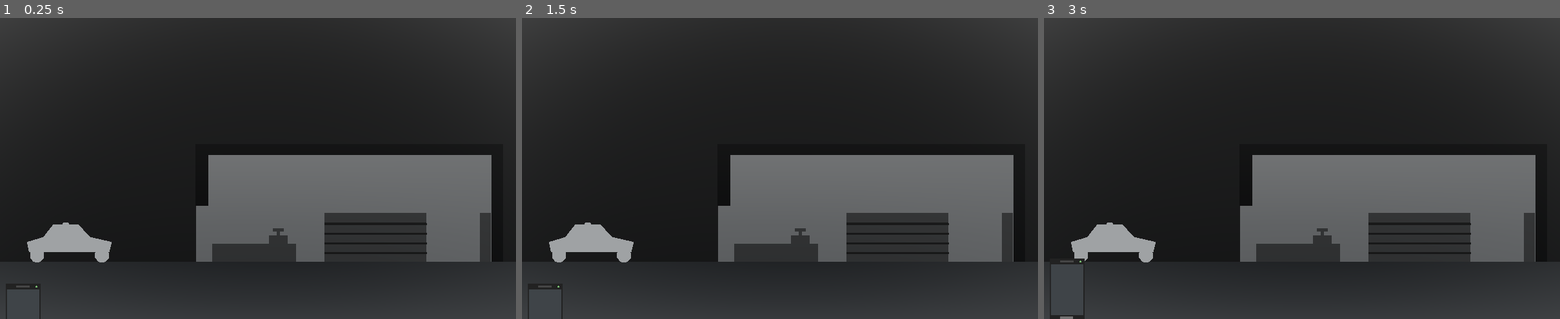
Above: before the commit, frames 1-3 (left to right).
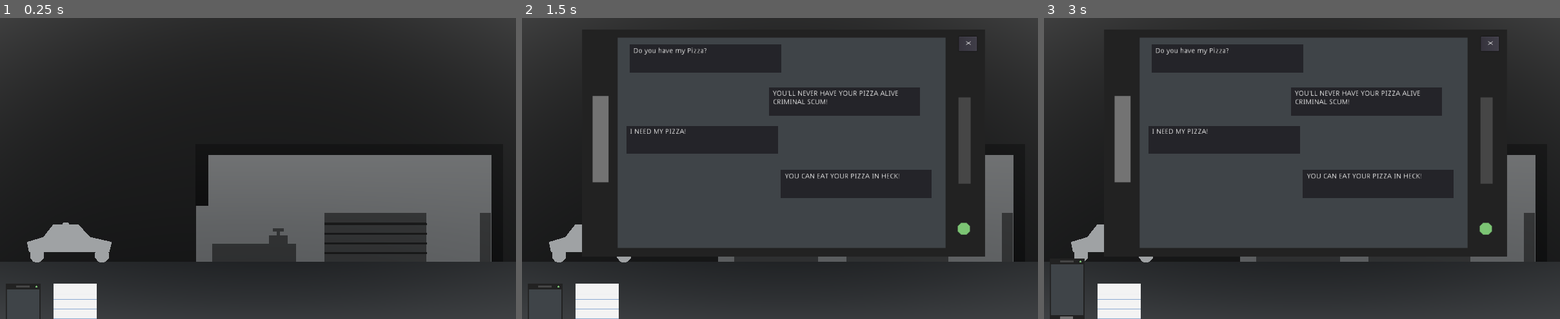
Above: after the commit, the same moments.

Repository: TachyonGames/HostageNegotiator-demo
Game: Godot game, scene res://Scenes/world.tscn
Two runs of this game, one before a commit and one after it. Both use one fixed random seed, a clock stepped at 60 frames per second and the inputs below.
Inputs (mouse positions are in pixels of both pictures, inside the frame that each line leads up to):
- Up to frame 1 (0.25 s): no input
- Up to frame 2 (1.5 s): click (542, 312) at 0.5 s; click (599, 312) at 1.27 s
- Up to frame 3 (3 s): click (1487, 45) at 2 s, where only the run after the commit has a clickable "X"; click (1064, 312) at 2.75 s

The runs differ from the first frame. In frame 1, 1.0% of the frame differs, in the area x 10-19%, y 88-100%; in frame 2, 40%, in the area x 10-90%, y 5-100%; in frame 3, 40%.

Commit message:
:iphone: Mock conversation

Diff:
--- a/Scenes/UI.tscn
+++ b/Scenes/UI.tscn
@@ -1,7 +1,8 @@
-[gd_scene load_steps=4 format=2]
+[gd_scene load_steps=7 format=2]
 
 [ext_resource path="res://Scripts/UI.gd" type="Script" id=1]
 [ext_resource path="res://Sprites/phone.png" type="Texture" id=2]
+[ext_resource path="res://Sprites/notepad.png" type="Texture" id=3]
 
 [sub_resource type="StyleBoxTexture" id=1]
 
@@ -22,6 +23,45 @@
 modulate_color = Color( 1, 1, 1, 1 )
 draw_center = true
 
+[sub_resource type="StyleBoxTexture" id=2]
+
+content_margin_left = -1.0
+content_margin_right = -1.0
+content_margin_top = -1.0
+content_margin_bottom = -1.0
+texture = ExtResource( 3 )
+region_rect = Rect2( 0, 0, 100, 400 )
+margin_left = 0.0
+margin_right = 0.0
+margin_top = 0.0
+margin_bottom = 0.0
+expand_margin_left = 0.0
+expand_margin_right = 0.0
+expand_margin_top = 0.0
+expand_margin_bottom = 0.0
+modulate_color = Color( 1, 1, 1, 1 )
+draw_center = true
+_sections_unfolded = [ "texture" ]
+
+[sub_resource type="StyleBoxTexture" id=3]
+
+content_margin_left = -1.0
+content_margin_right = -1.0
+content_margin_top = -1.0
+content_margin_bottom = -1.0
+texture = ExtResource( 2 )
+region_rect = Rect2( 0, 0, 308, 531 )
+margin_left = 0.0
+margin_right = 0.0
+margin_top = 0.0
+margin_bottom = 0.0
+expand_margin_left = 0.0
+expand_margin_right = 0.0
+expand_margin_top = 0.0
+expand_margin_bottom = 0.0
+modulate_color = Color( 1, 1, 1, 1 )
+draw_center = true
+
 [node name="UI" type="Control"]
 anchor_left = 0.0
 anchor_top = 0.0
@@ -65,6 +105,35 @@
 align = 1
 _sections_unfolded = [ "Theme", "custom_styles" ]
 
+[node name="Notes" type="Button" parent="."]
+anchor_left = 0.0
+anchor_top = 1.0
+anchor_right = 0.0
+anchor_bottom = 1.0
+margin_left = 106.0
+margin_top = -72.0
+margin_right = 192.0
+margin_bottom = 49.0
+rect_pivot_offset = Vector2( 0, 0 )
+rect_clip_content = false
+focus_mode = 2
+mouse_filter = 0
+mouse_default_cursor_shape = 0
+size_flags_horizontal = 1
+size_flags_vertical = 1
+custom_styles/hover = SubResource( 2 )
+custom_styles/pressed = SubResource( 2 )
+custom_styles/focus = SubResource( 2 )
+custom_styles/disabled = SubResource( 2 )
+custom_styles/normal = SubResource( 2 )
+toggle_mode = false
+enabled_focus_mode = 2
+shortcut = null
+group = null
+flat = false
+align = 1
+_sections_unfolded = [ "Theme", "custom_styles", "custom_styles/hover" ]
+
 [node name="MoveLeft" type="Control" parent="."]
 anchor_left = 0.0
 anchor_top = 0.0
@@ -93,10 +162,230 @@
 size_flags_horizontal = 1
 size_flags_vertical = 1
 
+[node name="Phone_Big" type="Panel" parent="."]
+visible = false
+anchor_left = 0.0
+anchor_top = 0.0
+anchor_right = 0.0
+anchor_bottom = 0.0
+margin_left = 919.0
+margin_top = 22.0
+margin_right = 1372.0
+margin_bottom = 822.0
+rect_rotation = 90.0
+rect_pivot_offset = Vector2( 0, 0 )
+rect_clip_content = false
+mouse_filter = 0
+mouse_default_cursor_shape = 0
+size_flags_horizontal = 1
+size_flags_vertical = 1
+custom_styles/panelf = SubResource( 3 )
+custom_styles/panel = SubResource( 3 )
+custom_styles/panelnc = SubResource( 3 )
+_sections_unfolded = [ "Rect", "custom_styles" ]
+
+[node name="Bad_Guy" type="Panel" parent="Phone_Big"]
+anchor_left = 0.0
+anchor_top = 0.0
+anchor_right = 0.0
+anchor_bottom = 0.0
+margin_left = 30.0
+margin_top = 405.0
+margin_right = 86.0
+margin_bottom = 705.0
+rect_pivot_offset = Vector2( 0, 0 )
+rect_clip_content = false
+mouse_filter = 0
+mouse_default_cursor_shape = 0
+size_flags_horizontal = 1
+size_flags_vertical = 1
+
+[node name="Label" type="Label" parent="Phone_Big/Bad_Guy"]
+anchor_left = 0.0
+anchor_top = 0.0
+anchor_right = 0.0
+anchor_bottom = 0.0
+margin_left = 6.0
+margin_top = 293.0
+margin_right = 152.0
+margin_bottom = 316.0
+rect_rotation = -90.0
+rect_pivot_offset = Vector2( 0, 0 )
+rect_clip_content = false
+mouse_filter = 2
+mouse_default_cursor_shape = 0
+size_flags_horizontal = 1
+size_flags_vertical = 4
+text = "Do you have my Pizza?"
+percent_visible = 1.0
+lines_skipped = 0
+max_lines_visible = -1
+_sections_unfolded = [ "Hint", "Rect" ]
+
+[node name="Bad_Guy2" type="Panel" parent="Phone_Big"]
+anchor_left = 0.0
+anchor_top = 0.0
+anchor_right = 0.0
+anchor_bottom = 0.0
+margin_left = 192.0
+margin_top = 411.0
+margin_right = 248.0
+margin_bottom = 711.0
+rect_pivot_offset = Vector2( 0, 0 )
+rect_clip_content = false
+mouse_filter = 0
+mouse_default_cursor_shape = 0
+size_flags_horizontal = 1
+size_flags_vertical = 1
+
+[node name="Label2" type="Label" parent="Phone_Big/Bad_Guy2"]
+anchor_left = 0.0
+anchor_top = 0.0
+anchor_right = 0.0
+anchor_bottom = 0.0
+margin_left = 5.0
+margin_top = 294.0
+margin_right = 151.0
+margin_bottom = 317.0
+rect_rotation = -90.0
+rect_pivot_offset = Vector2( 0, 0 )
+rect_clip_content = false
+mouse_filter = 2
+mouse_default_cursor_shape = 0
+size_flags_horizontal = 1
+size_flags_vertical = 4
+text = "I NEED MY PIZZA!"
+percent_visible = 1.0
+lines_skipped = 0
+max_lines_visible = -1
+_sections_unfolded = [ "Hint", "Rect" ]
+
+[node name="Good_Guy" type="Panel" parent="Phone_Big"]
+anchor_left = 0.0
+anchor_top = 0.0
+anchor_right = 0.0
+anchor_bottom = 0.0
+margin_left = 116.0
+margin_top = 129.0
+margin_right = 172.0
+margin_bottom = 429.0
+rect_pivot_offset = Vector2( 0, 0 )
+rect_clip_content = false
+mouse_filter = 0
+mouse_default_cursor_shape = 0
+size_flags_horizontal = 1
+size_flags_vertical = 1
+
+[node name="Label3" type="Label" parent="Phone_Big/Good_Guy"]
+anchor_left = 0.0
+anchor_top = 0.0
+anchor_right = 0.0
+anchor_bottom = 0.0
+margin_left = -61.0
+margin_top = 172.0
+margin_right = 192.0
+margin_bottom = 203.0
+rect_rotation = -90.0
+rect_pivot_offset = Vector2( 93, 27 )
+rect_clip_content = false
+mouse_filter = 2
+mouse_default_cursor_shape = 0
+size_flags_horizontal = 1
+size_flags_vertical = 4
+text = "YOU'LL NEVER HAVE YOUR PIZZA ALIVE
+CRIMINAL SCUM!"
+percent_visible = 1.0
+lines_skipped = 0
+max_lines_visible = -1
+_sections_unfolded = [ "Hint", "Rect" ]
+
+[node name="Good_Guy2" type="Panel" parent="Phone_Big"]
+anchor_left = 0.0
+anchor_top = 0.0
+anchor_right = 0.0
+anchor_bottom = 0.0
+margin_left = 280.0
+margin_top = 106.0
+margin_right = 336.0
+margin_bottom = 406.0
+rect_pivot_offset = Vector2( 0, 0 )
+rect_clip_content = false
+mouse_filter = 0
+mouse_default_cursor_shape = 0
+size_flags_horizontal = 1
+size_flags_vertical = 1
+
+[node name="Label4" type="Label" parent="Phone_Big/Good_Guy2"]
+anchor_left = 0.0
+anchor_top = 0.0
+anchor_right = 0.0
+anchor_bottom = 0.0
+margin_left = -60.0
+margin_top = 171.0
+margin_right = 193.0
+margin_bottom = 202.0
+rect_rotation = -90.0
+rect_pivot_offset = Vector2( 93, 27 )
+rect_clip_content = false
+mouse_filter = 2
+mouse_default_cursor_shape = 0
+size_flags_horizontal = 1
+size_flags_vertical = 4
+text = "YOU CAN EAT YOUR PIZZA IN HECK!"
+percent_visible = 1.0
+lines_skipped = 0
+max_lines_visible = -1
+_sections_unfolded = [ "Hint", "Rect" ]
+
+[node name="Button" type="Button" parent="Phone_Big"]
+anchor_left = 0.0
+anchor_top = 0.0
+anchor_right = 0.0
+anchor_bottom = 0.0
+margin_left = 14.0
+margin_top = 16.0
+margin_right = 43.0
+margin_bottom = 52.0
+rect_pivot_offset = Vector2( 0, 0 )
+rect_clip_content = false
+focus_mode = 2
+mouse_filter = 0
+mouse_default_cursor_shape = 0
+size_flags_horizontal = 1
+size_flags_vertical = 1
+toggle_mode = false
+enabled_focus_mode = 2
+shortcut = null
+group = null
+flat = false
+align = 1
+
+[node name="Label" type="Label" parent="Phone_Big/Button"]
+anchor_left = 0.0
+anchor_top = 0.0
+anchor_right = 0.0
+anchor_bottom = 0.0
+margin_left = 9.0
+margin_top = 11.0
+margin_right = 21.0
+margin_bottom = 25.0
+rect_pivot_offset = Vector2( 0, 0 )
+rect_clip_content = false
+mouse_filter = 2
+mouse_default_cursor_shape = 0
+size_flags_horizontal = 1
+size_flags_vertical = 4
+text = "X"
+percent_visible = 1.0
+lines_skipped = 0
+max_lines_visible = -1
+
 [connection signal="mouse_entered" from="Phone" to="." method="_on_Button_mouse_entered"]
 [connection signal="mouse_exited" from="Phone" to="." method="_on_Button_mouse_exited"]
+[connection signal="pressed" from="Phone" to="." method="_on_Phone_pressed"]
 [connection signal="mouse_entered" from="MoveLeft" to="." method="_on_MoveLeft_mouse_entered"]
 [connection signal="mouse_exited" from="MoveLeft" to="." method="_on_MoveLeft_mouse_exited"]
 [connection signal="item_rect_changed" from="MoveRight" to="." method="_on_MoveRight_item_rect_changed"]
 [connection signal="mouse_entered" from="MoveRight" to="." method="_on_MoveRight_mouse_entered"]
 [connection signal="mouse_exited" from="MoveRight" to="." method="_on_MoveRight_mouse_exited"]
+[connection signal="pressed" from="Phone_Big/Button" to="." method="_on_Button_pressed"]
--- a/Scripts/UI.gd
+++ b/Scripts/UI.gd
@@ -66,3 +66,11 @@
 
 func _on_MoveRight_mouse_exited():
 	moveCamera = false
+
+# Show the large phone
+func _on_Phone_pressed():
+	get_node('Phone_Big').show()
+
+# Close the phone
+func _on_Button_pressed():
+	get_node('Phone_Big').hide()
Binary file added: Sprites/notepad.png
Not shown, added: Sprites/notepad.png.import
